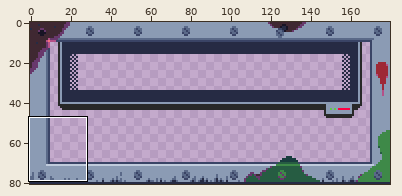
Two versions of one sprite sheet, assets/ui/gameplay-ui-top.png. The picture above shows the old version from afar; the outline marks the close-up.
Close-up. First the earlier version:
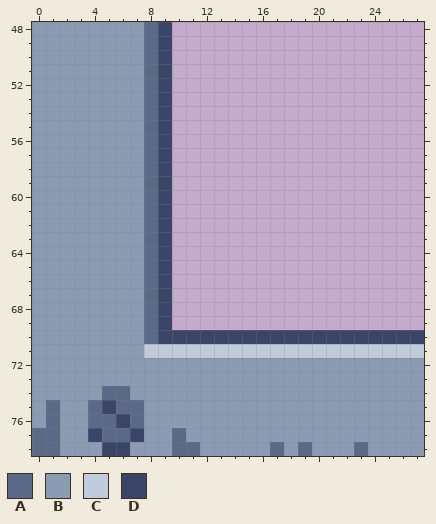
The file is 180x81 pixels. Shown: x 0..27, y 48..78.
Palette (. is transparent): A #5a6988  B #8b9bb4  C #c0cbdc  D #3a4466
Pixels before, first column x 0:
48 BBBBBBBBAD..................
49 BBBBBBBBAD..................
50 BBBBBBBBAD..................
51 BBBBBBBBAD..................
52 BBBBBBBBAD..................
53 BBBBBBBBAD..................
54 BBBBBBBBAD..................
55 BBBBBBBBAD..................
56 BBBBBBBBAD..................
57 BBBBBBBBAD..................
58 BBBBBBBBAD..................
59 BBBBBBBBAD..................
60 BBBBBBBBAD..................
61 BBBBBBBBAD..................
62 BBBBBBBBAD..................
63 BBBBBBBBAD..................
64 BBBBBBBBAD..................
65 BBBBBBBBAD..................
66 BBBBBBBBAD..................
67 BBBBBBBBAD..................
68 BBBBBBBBAD..................
69 BBBBBBBBAD..................
70 BBBBBBBBADDDDDDDDDDDDDDDDDDD
71 BBBBBBBBCCCCCCCCCCCCCCCCCCCC
72 BBBBBBBBBBBBBBBBBBBBBBBBBBBB
73 BBBBBBBBBBBBBBBBBBBBBBBBBBBB
74 BBBBBAABBBBBBBBBBBBBBBBBBBBB
75 BABBADAABBBBBBBBBBBBBBBBBBBB
76 BABBAADABBBBBBBBBBBBBBBBBBBB
77 AABBDAADBBABBBBBBBBBBBBBBBBB
78 AABBBDDBBBAABBBBBABABBBABBBB
And afterwards:
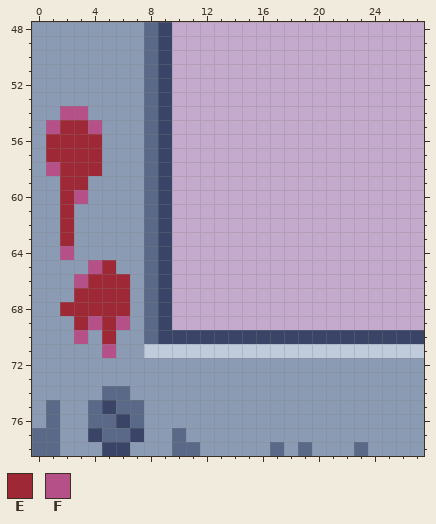
Colours new in this view: E #9e2835  F #b55088
Diff:
Changed rows in their new state; - is an unchanged pixel.
first column x 1:
54 -FF---
55 FEEF--
56 EEEE--
57 EEEE--
58 FEEE--
59 -EE---
60 -EF---
61 -E----
62 -E----
63 -E----
64 -F----
65 ---FE-
66 --FEEE
67 --EEEE
68 -EEEEE
69 --EFEF
70 --F-E-
71 ----F-
